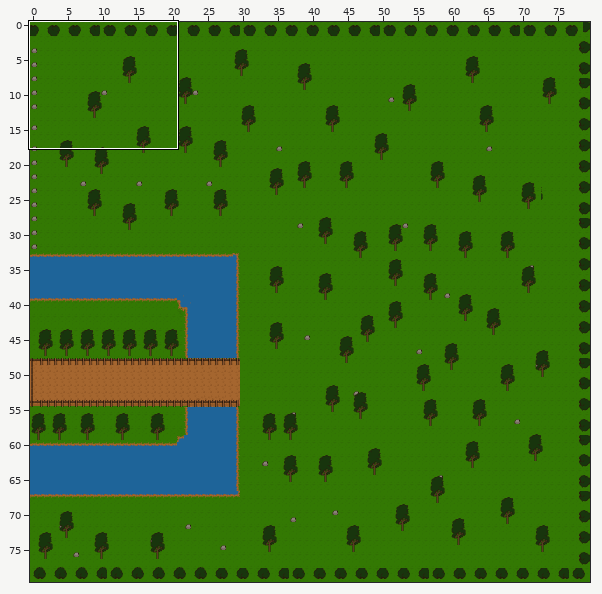
Tiled map: itiquira terror/lwjgl3/bin/main/mapav2.tmx. Above: a wide view before the commit, with the close-up outlined.
Close-up. As it was:
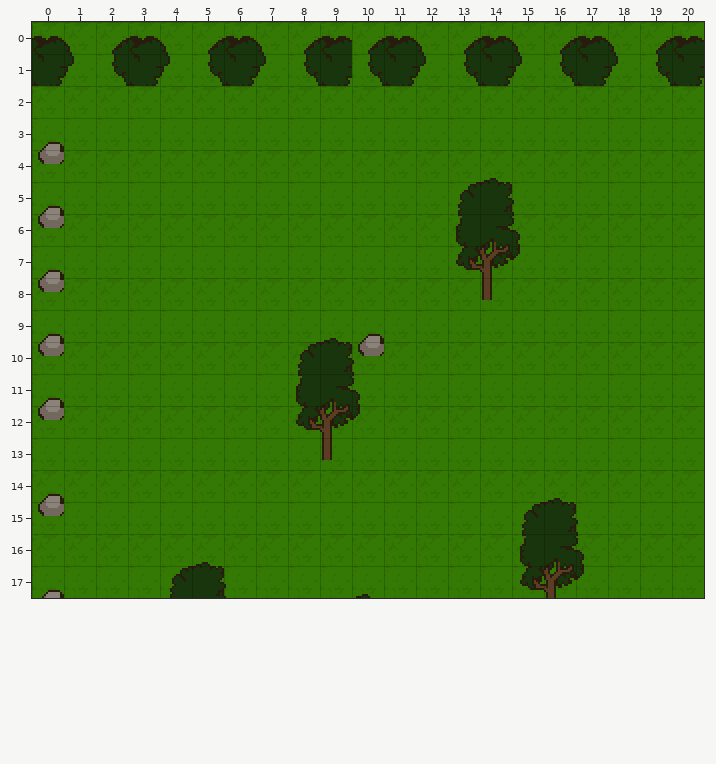
Cells are 16x16 px. Shown: x 0..20, y 0..17. The commit also changed other parts of the map, which this record leaves out.
New version:
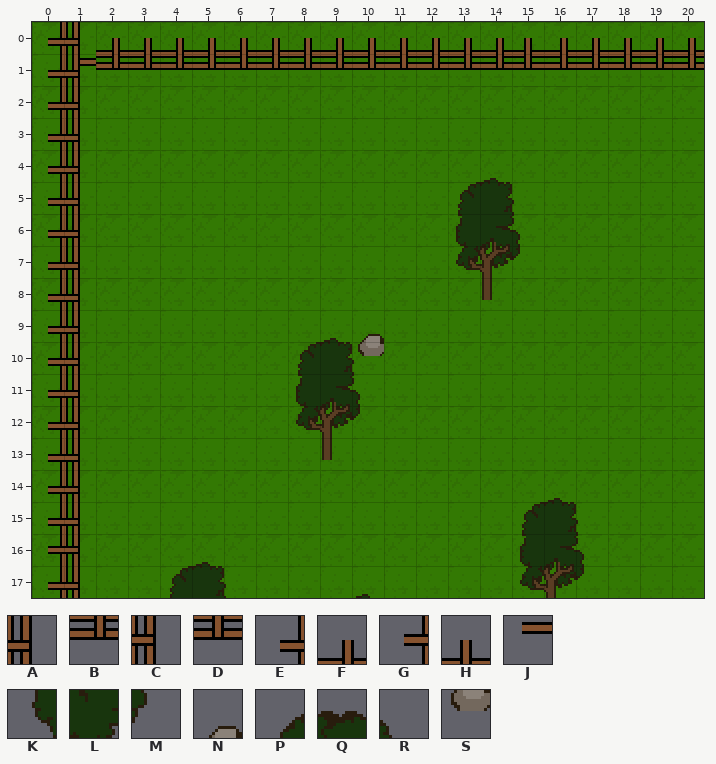
Key: from "cerca": A 0 flipped on the other diagonal, B 0 turned 180, C 1 flipped on the other diagonal, D 1 turned 180, E 2 flipped on the other diagonal, F 2 turned 180, G 3 flipped on the other diagonal, H 3 turned 180; from "tiles": J 92 flipped on the diagonal, K 175 flipped up-down, L 176 flipped up-down, M 177 flipped up-down, N 179, P 200 flipped up-down, Q 201 flipped up-down, R 202 flipped up-down, S 204.
_ is an empty cell.
Change:
Layer "camada1":
There is now tile J in row 1 at x 1.
Layer "arvore":
The edit turns tile M into tile A in row 1 at x 1.
The edit turns tile R into tile A in row 0 at x 1.
There is now tile A in rows 2 to 15 at x 1; in row 17 at x 1.
The edit turns tile K into tile B in row 1 at x 2, 5, 8, 10, 13, 16 and 19.
The edit turns tile L into tile B in row 1 at x 3, 6, 9, 11, 14, 17 and 20.
The edit turns tile M into tile B in row 1 at x 4, 7, 12 and 18.
There is now tile C in row 16 at x 1.
The edit turns tile M into tile D in row 1 at x 15.
The edit turns tile L into tile E in row 1 at x 0.
The edit turns tile N into tile E in row 3 at x 0; in row 5 at x 0; in row 7 at x 0; in row 9 at x 0; in row 11 at x 0; in row 14 at x 0.
The edit turns tile N into tile E in row 17 at x 0.
The edit turns tile Q into tile E in row 0 at x 0.
The edit turns tile S into tile E in row 4 at x 0; in row 6 at x 0; in row 8 at x 0; in row 10 at x 0; in row 12 at x 0; in row 15 at x 0.
There is now tile E in row 2 at x 0; in row 13 at x 0.
The edit turns tile P into tile F in row 0 at x 2, 5, 8, 10, 13, 16 and 19.
The edit turns tile Q into tile F in row 0 at x 3, 6, 9, 11, 14, 17 and 20.
The edit turns tile R into tile F in row 0 at x 4, 7, 12 and 18.
There is now tile G in row 16 at x 0.
The edit turns tile R into tile H in row 0 at x 15.
Changed places in both close-ups, as pixel boxes (x1, y1, x2, y2):
changed: (32, 22, 704, 598)
